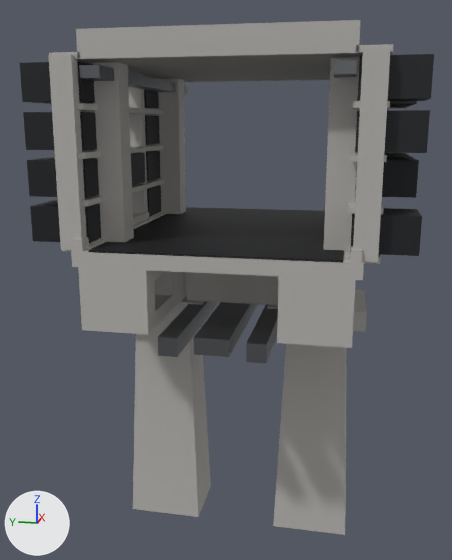
Before and after pictures for a commit that changed the FBX model Assets/_Project/04.Art/02.Models/Megastructure/SM_Mega_Habitat.fbx.
One viewpoint serves both versions: a 50 mm camera at (-90.2, -15.6, 46.6) aimed at (0.1, 2.4, 24.0). Lighting does not change. The marker at lower left points along +X, +Y and +Z. The picture after the commit comes second. Where no turn or scale is listed for an object, it has been applied to the vertices. Vertices at exactly the same position are counted once.

In view in the first picture: 'SM_Mega_Habitat'.
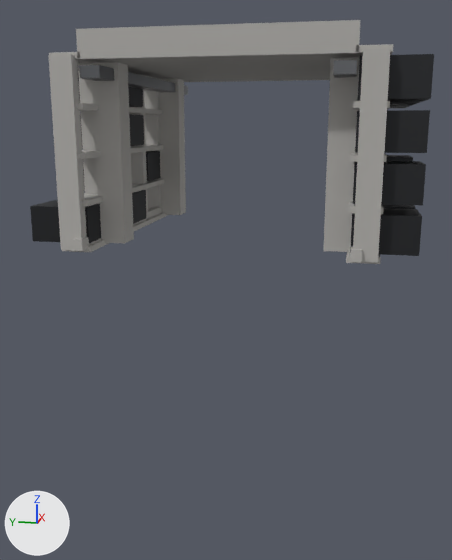
Where the change shows, as pixel boxes (x1, y1, x2, y2) in the pictures (452 x 560 px; the box of a moved part takes in the faces that stretch with it):
'SM_Mega_Habitat', reshaped (53% shorter)
    before: (20, 20, 434, 535)
    after: (30, 20, 434, 264)
part 1 of me_sm_mega_habitat, moved or reshaped (mostly hidden afterwards)
    before: (355, 158, 419, 198)
    after: (383, 205, 415, 209)
part 2 of me_sm_mega_habitat, moved or reshaped (not visible afterwards)
    before: (385, 153, 408, 155)
part 3 of me_sm_mega_habitat, moved or reshaped
    before: (27, 157, 99, 198)
    after: (353, 161, 426, 205)
part 4 of me_sm_mega_habitat, moved or reshaped (mostly hidden afterwards)
    before: (20, 61, 95, 104)
    after: (390, 101, 423, 103)
part 5 of me_sm_mega_habitat, moved or reshaped
    before: (131, 153, 145, 185)
    after: (132, 190, 146, 224)
part 6 of me_sm_mega_habitat, moved or reshaped (mostly hidden afterwards)
    before: (23, 112, 97, 150)
    after: (80, 113, 82, 137)
part 7 of me_sm_mega_habitat, moved or reshaped
    before: (145, 115, 160, 145)
    after: (129, 114, 144, 146)
part 8 of me_sm_mega_habitat, moved or reshaped (mostly hidden afterwards)
    before: (144, 89, 159, 108)
    after: (78, 73, 80, 100)
part 9 of me_sm_mega_habitat, moved or reshaped (not visible before)
    after: (128, 87, 143, 107)
part 10 of me_sm_mega_habitat, deleted
    before: (71, 185, 366, 535)

Patch to the scene script:
```diff
--- a/Assets/_Project/04.Art/02.Models/Megastructure/SM_Mega_Habitat.fbx.py
+++ b/Assets/_Project/04.Art/02.Models/Megastructure/SM_Mega_Habitat.fbx.py
@@ me_sm_mega_habitat @@
 # used by ob_sm_mega_habitat; location = (0.0, 0.0, 0.0)
-me_sm_mega_habitat.from_pydata(...)  # 912 vertices, 702 faces; spans x -21.0..21.0, y -23.2..23.3, z -14.0..57.2
+me_sm_mega_habitat.from_pydata(...)  # 736 vertices, 558 faces; spans x -21.0..21.0, y -23.2..23.3, z 31.6..57.2
+# me_sm_mega_habitat part 1: the loose piece of 8 vertices spanning x -11.1..-4.7, y -23.2..-15.7, z 38.2..42.6 is moved by (0.0, 0.0, -5.6)
+# me_sm_mega_habitat part 2: the loose piece of 8 vertices spanning x 4.7..11.1, y -23.2..-15.7, z 38.2..42.6 is moved by (-7.9, 0.0, -5.6)
+# me_sm_mega_habitat part 3: the loose piece of 8 vertices spanning x -19.0..-12.6, y 15.8..23.3, z 38.2..42.6 is moved by (0.0, -39.0, 0.0)
+# me_sm_mega_habitat part 4: the loose piece of 8 vertices spanning x -19.0..-12.6, y 15.8..23.3, z 49.4..53.8 is moved by (7.9, -39.0, 0.0)
+# me_sm_mega_habitat part 5: the loose piece of 8 vertices spanning x -3.2..3.2, y 15.8..23.3, z 38.2..42.6 is moved by (0.0, 0.0, -5.6)
+# me_sm_mega_habitat part 6: the loose piece of 8 vertices spanning x -19.0..-12.6, y 15.8..23.3, z 43.8..48.2 is moved by (7.9, 0.0, 0.0)
+# me_sm_mega_habitat part 7: the loose piece of 8 vertices spanning x 4.7..11.1, y 15.8..23.3, z 43.8..48.2 is moved by (-7.9, 0.0, 0.0)
+# me_sm_mega_habitat part 8: the loose piece of 8 vertices spanning x 4.7..11.1, y 15.8..23.3, z 49.4..53.8 is moved by (-15.8, 0.0, 0.0)
+# me_sm_mega_habitat part 9: the loose piece of 8 vertices spanning x 12.6..19.0, y 15.8..23.3, z 49.4..53.8 is moved by (-15.8, 0.0, 0.0)
+# me_sm_mega_habitat part 10: 18 loose pieces with 176 vertices, spanning x -21.0..21.0, y -18.3..23.3, z -14.0..37.0, are deleted
+# other edits to the shape of me_sm_mega_habitat do not show in these pictures
 me_sm_mega_habitat.materials.append(mat_m_mega_concrete)
```
